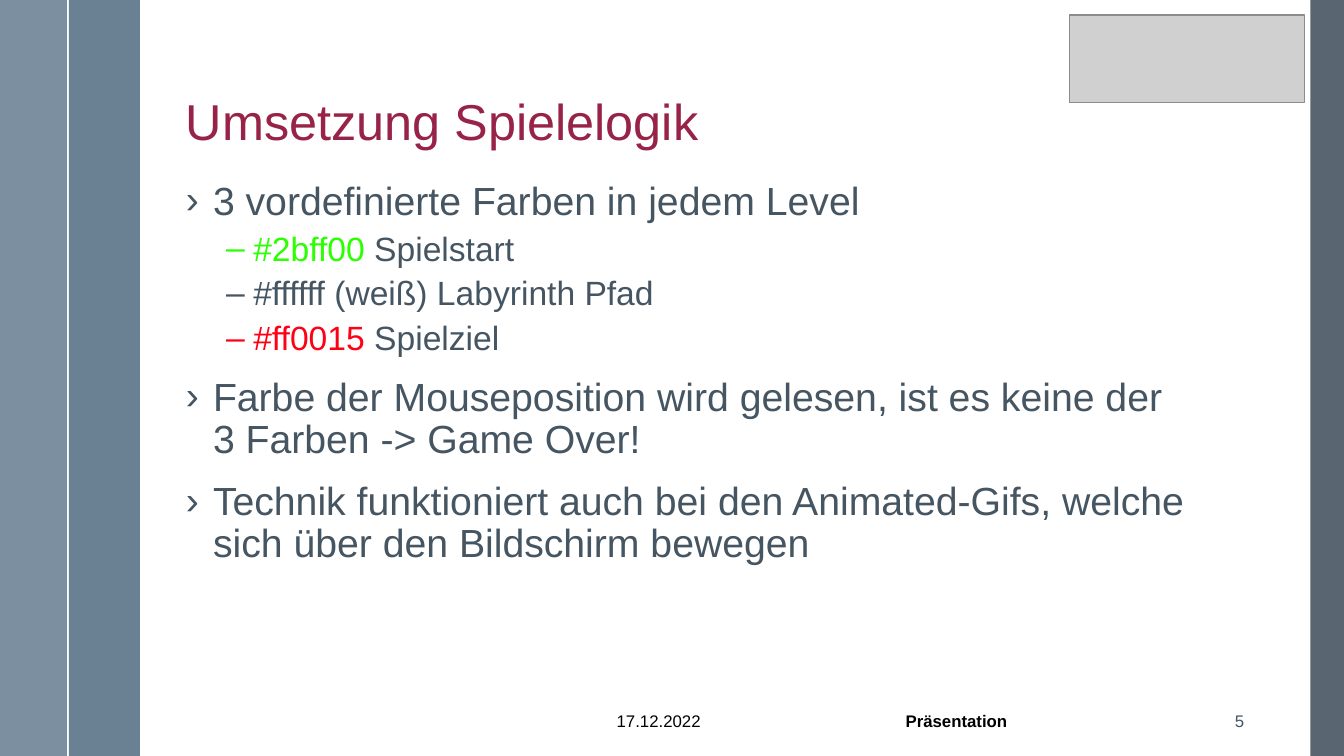
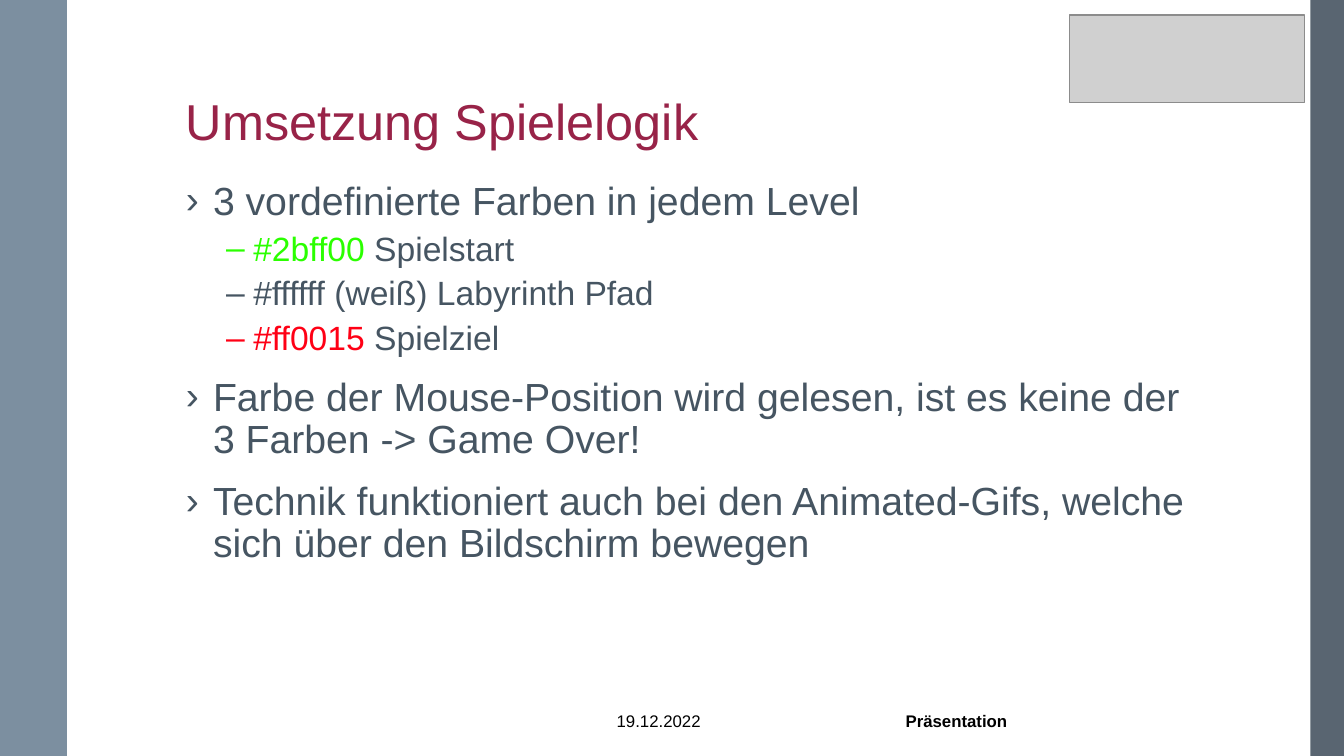
Before and after one commit to MightyModerator/donttouchthewall, a slide deck: slide 5 of documents/Präsentation-G2.pptx. Drawn at 1344x756 pixels with LibreOffice and Linux fonts; fonts in the diff are those of the drawing; grey boxes stand for pictures; background and template pictures are left out. Boxes give left, top, right and bottom in pixels: in the first picture for what was removed or moved away, otherwise in the second. Text is boxed around its words. In the diff, an @@ line names an element or a change of style, - is before the commit and + after.

```diff
--- a/documents/Präsentation-G2.pptx
+++ b/documents/Präsentation-G2.pptx
@@ rectangle removed at [69, 0, 139, 756] @@
@@ text at [213, 382, 1180, 454]: text changed @@
-› Farbe der Mouseposition wird gelesen, ist es keine der
-  3 Farben -> Game Over!
+› Farbe der Mouse-Position wird gelesen, ist es keine der
+  3 Farben -> Game Over!
@@ text at [617, 715, 701, 727]: text changed @@
-17.12.2022
+19.12.2022
@@ page number removed at [1235, 715, 1244, 727] @@
-5
```
Also in this commit, not shown: 14 other slides changed, 3 slides added, 3 slides removed, 16 other files.
